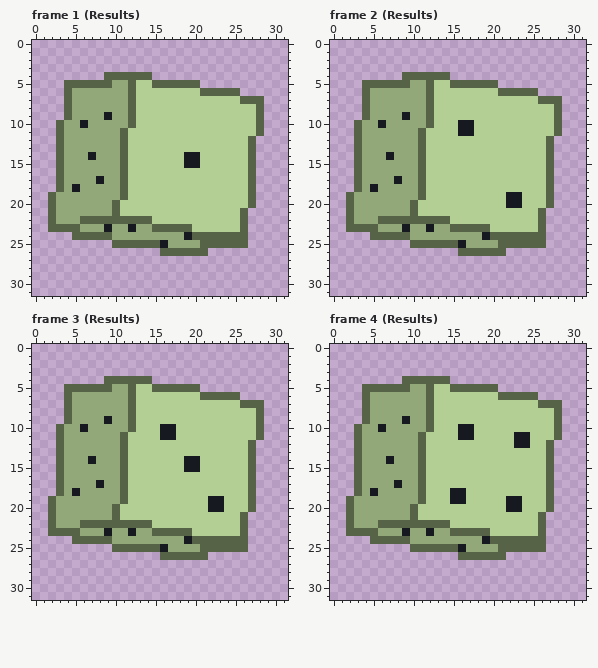
Pixel-art file, stored at assets/source/aseprite/dice/lucky_d6.aseprite. This is how it looked before the edit.
32x32 pixels, 6 frames. Colours within 5 levels of each other are drawn and written as one. Shown: frame 1 (Results), frame 2 (Results), frame 3 (Results), frame 4 (Results). The commit also changed other frames, which this record leaves out.
Now the later version:
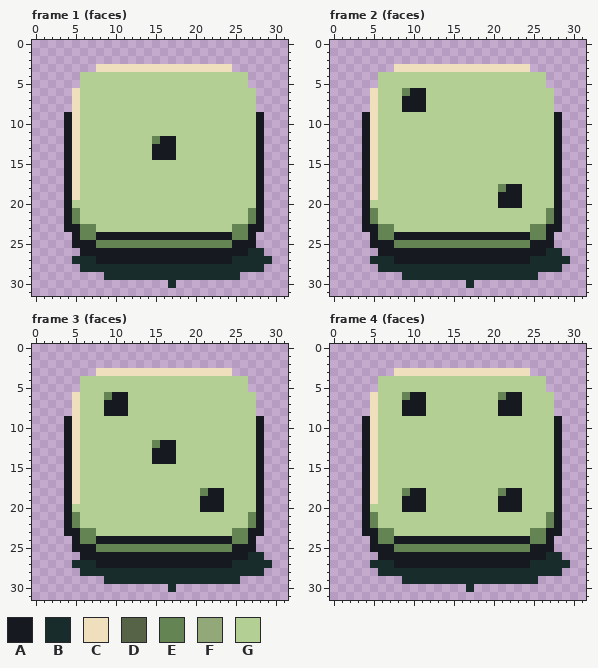
Palette (. is transparent): A #171921  B #172c2b  C #f0dfbd  D #566347  E #648453  F #92a878  G #b4cf94
What changed:
Changed rows in their new state; - is an unchanged pixel.
Frame 1 (faces):
first column x 2:
 3 ------CCCCCCCCCCCCCCCCC-----
 4 ----GGGGGGGGGGGGGGGGGGGGG---
 5 --..GGGGGGG--GGGGGGGGGGGG---
 6 --.CGGGGGGG--------GGGGGGG--
 7 --.CGGGGGGG-------------GG.-
 8 --.CGGGGGGG---------------.-
 9 --ACGGGGGGG---------------A-
10 -.ACGGGGGGG---------------A-
11 -.ACGGGGGG----------------A-
12 -.ACGGGGGG---EAA---------GA-
13 -.ACGGGGGG---AAA---------GA-
14 -.ACGGGGGG---AAA-GG------GA-
15 -.ACGGGGGG-------GG------GA-
16 -.ACGGGGGG---------------GA-
17 -.ACGGGGGG---------------GA-
18 -.ACGGGGGG---------------GA-
19 ..ACGGGGGG---------------GA-
20 ..AGGGGGG----------------GA-
21 ..AEGGGGG---------------GEA-
22 ..AEGGGGGGGGG-----------GEA-
23 ..AAEEGGGGGGGGGGGG-----EEAA-
24 ---AEEAAAAAAAAAAA-AAAAAEEA--
25 ---AAAEEEEEEEEEEEEEEEEEAAA--
26 ----AAAAAAAAAAAAAAAAAAAAABB-
27 ---BBBAAAAAAAAAAAAAAAAABBBBB
28 ----BBBBBBBBBBBBBBBBBBBBBBB-
29 -------BBBBBBBBBBBBBBBBB----
30 ---------------B------------
Frame 2 (faces):
first column x 2:
 3 ------CCCCCCCCCCCCCCCCC-----
 4 ----GGGGGGGGGGGGGGGGGGGGG---
 5 --..GGGGGGG--GGGGGGGGGGGG---
 6 --.CGGGEAAG--------GGGGGGG--
 7 --.CGGGAAAG-------------GG.-
 8 --.CGGGAAAG---------------.-
 9 --ACGGGGGGG---------------A-
10 -.ACGGGGGGG---GG----------A-
11 -.ACGGGGGG----GG----------A-
12 -.ACGGGGGG---------------GA-
13 -.ACGGGGGG---------------GA-
14 -.ACGGGGGG---------------GA-
15 -.ACGGGGGG---------------GA-
16 -.ACGGGGGG---------------GA-
17 -.ACGGGGGG---------------GA-
18 -.ACGGGGGG---------EAA---GA-
19 ..ACGGGGGG---------A-----GA-
20 ..AGGGGGG----------A-----GA-
21 ..AEGGGGG---------------GEA-
22 ..AEGGGGGGGGG-----------GEA-
23 ..AAEEGGGGGGGGGGGG-----EEAA-
24 ---AEEAAAAAAAAAAA-AAAAAEEA--
25 ---AAAEEEEEEEEEEEEEEEEEAAA--
26 ----AAAAAAAAAAAAAAAAAAAAABB-
27 ---BBBAAAAAAAAAAAAAAAAABBBBB
28 ----BBBBBBBBBBBBBBBBBBBBBBB-
29 -------BBBBBBBBBBBBBBBBB----
30 ---------------B------------
Frame 3 (faces):
first column x 2:
 3 ------CCCCCCCCCCCCCCCCC-----
 4 ----GGGGGGGGGGGGGGGGGGGGG---
 5 --..GGGGGGG--GGGGGGGGGGGG---
 6 --.CGGGEAAG--------GGGGGGG--
 7 --.CGGGAAAG-------------GG.-
 8 --.CGGGAAAG---------------.-
 9 --ACGGGGGGG---------------A-
10 -.ACGGGGGGG---GG----------A-
11 -.ACGGGGGG----GG----------A-
12 -.ACGGGGGG---EAA---------GA-
13 -.ACGGGGGG---AAA---------GA-
14 -.ACGGGGGG---AAA-GG------GA-
15 -.ACGGGGGG-------GG------GA-
16 -.ACGGGGGG---------------GA-
17 -.ACGGGGGG---------------GA-
18 -.ACGGGGGG---------EAA---GA-
19 ..ACGGGGGG---------A-----GA-
20 ..AGGGGGG----------A-----GA-
21 ..AEGGGGG---------------GEA-
22 ..AEGGGGGGGGG-----------GEA-
23 ..AAEEGGGGGGGGGGGG-----EEAA-
24 ---AEEAAAAAAAAAAA-AAAAAEEA--
25 ---AAAEEEEEEEEEEEEEEEEEAAA--
26 ----AAAAAAAAAAAAAAAAAAAAABB-
27 ---BBBAAAAAAAAAAAAAAAAABBBBB
28 ----BBBBBBBBBBBBBBBBBBBBBBB-
29 -------BBBBBBBBBBBBBBBBB----
30 ---------------B------------
Frame 4 (faces):
first column x 2:
 3 ------CCCCCCCCCCCCCCCCC-----
 4 ----GGGGGGGGGGGGGGGGGGGGG---
 5 --..GGGGGGG--GGGGGGGGGGGG---
 6 --.CGGGEAAG--------EAAGGGG--
 7 --.CGGGAAAG--------AAA--GG.-
 8 --.CGGGAAAG--------AAA----.-
 9 --ACGGGGGGG---------------A-
10 -.ACGGGGGGG---GG----------A-
11 -.ACGGGGGG----GG-----GG---A-
12 -.ACGGGGGG-----------GG--GA-
13 -.ACGGGGGG---------------GA-
14 -.ACGGGGGG---------------GA-
15 -.ACGGGGGG---------------GA-
16 -.ACGGGGGG---------------GA-
17 -.ACGGGGGG---------------GA-
18 -.ACGGGEAA---GG----EAA---GA-
19 ..ACGGGAAA---GG----A-----GA-
20 ..AGGGGAAA---------A-----GA-
21 ..AEGGGGG---------------GEA-
22 ..AEGGGGGGGGG-----------GEA-
23 ..AAEEGGGGGGGGGGGG-----EEAA-
24 ---AEEAAAAAAAAAAA-AAAAAEEA--
25 ---AAAEEEEEEEEEEEEEEEEEAAA--
26 ----AAAAAAAAAAAAAAAAAAAAABB-
27 ---BBBAAAAAAAAAAAAAAAAABBBBB
28 ----BBBBBBBBBBBBBBBBBBBBBBB-
29 -------BBBBBBBBBBBBBBBBB----
30 ---------------B------------
Changed places in both pictures, as pixel boxes (x1, y1, x2, y2):
changed: (48, 64, 272, 288)
changed: (346, 64, 570, 288)
changed: (48, 368, 272, 592)
changed: (346, 368, 570, 592)
